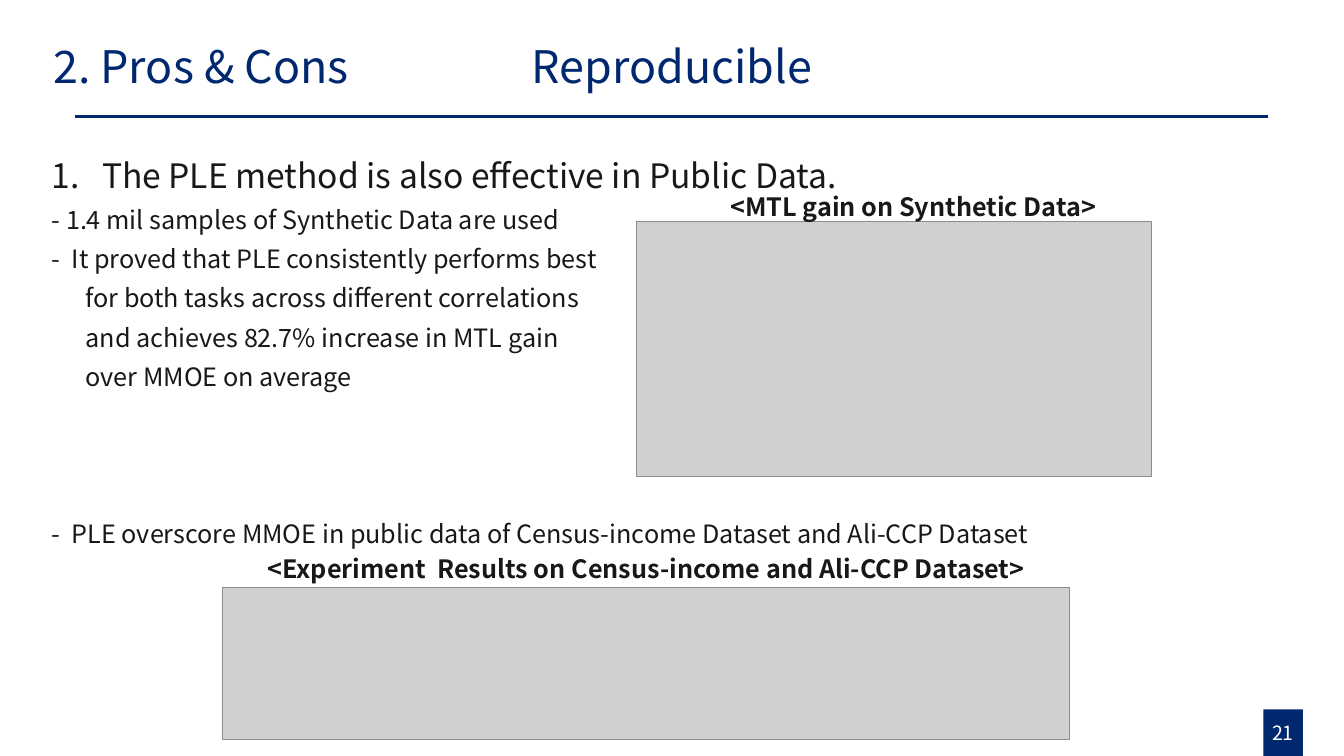
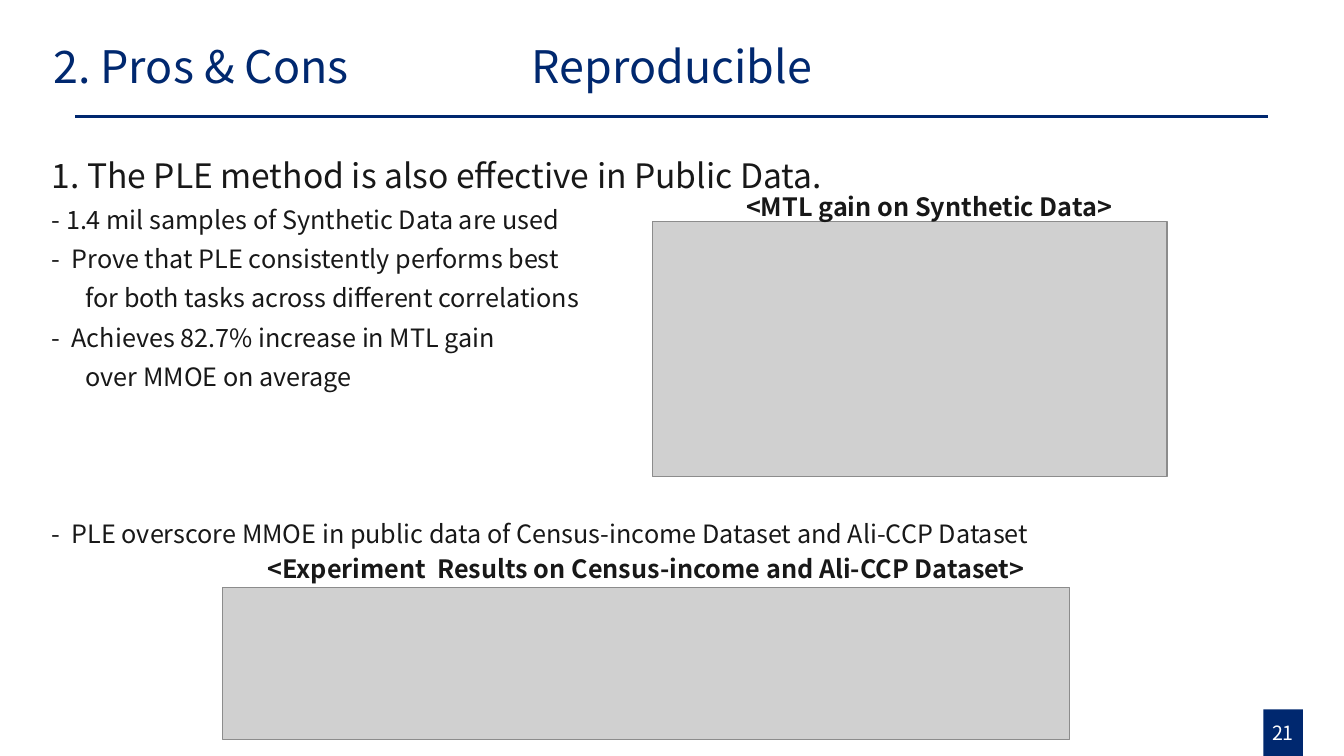
Before and after one commit to gusrn0505/TIL, a slide deck: slide 21 of [PPTPLUG]PP-151/RecSys 발표 준비_강현구.pptx. Drawn at 1344x756 pixels with LibreOffice and Linux fonts; fonts in the diff are those of the drawing; grey boxes stand for pictures. Boxes give left, top, right and bottom in pixels: in the first picture for what was removed or moved away, otherwise in the second. Text is boxed around its words. In the diff, an @@ line names an element or a change of style, - is before the commit and + after.

```diff
--- a/[PPTPLUG]PP-151/RecSys 발표 준비_강현구.pptx
+++ b/[PPTPLUG]PP-151/RecSys 발표 준비_강현구.pptx
@@ text at (52, 161, 822, 189): text changed @@
-1. The PLE method is also effective in Public Data.
+1. The PLE method is also effective in Public Data.
@@ text "<MTL gain on Synthetic Data>": place and size @@
-text "<MTL gain on Synthetic Data>" at (730, 195, 1096, 222)
+text "<MTL gain on Synthetic Data>" at (746, 195, 1112, 222)
@@ picture: place and size @@
-picture at (637, 221, 1152, 477)
+picture at (652, 221, 1168, 477)
@@ text at (72, 247, 558, 274): text changed @@
-- It proved that PLE consistently performs best
+- Prove that PLE consistently performs best
@@ text at (72, 327, 495, 353): text changed @@
-and achieves 82.7% increase in MTL gain
+- Achieves 82.7% increase in MTL gain
```
Also in this commit, not shown: 12 other slides changed, 3 other files.
